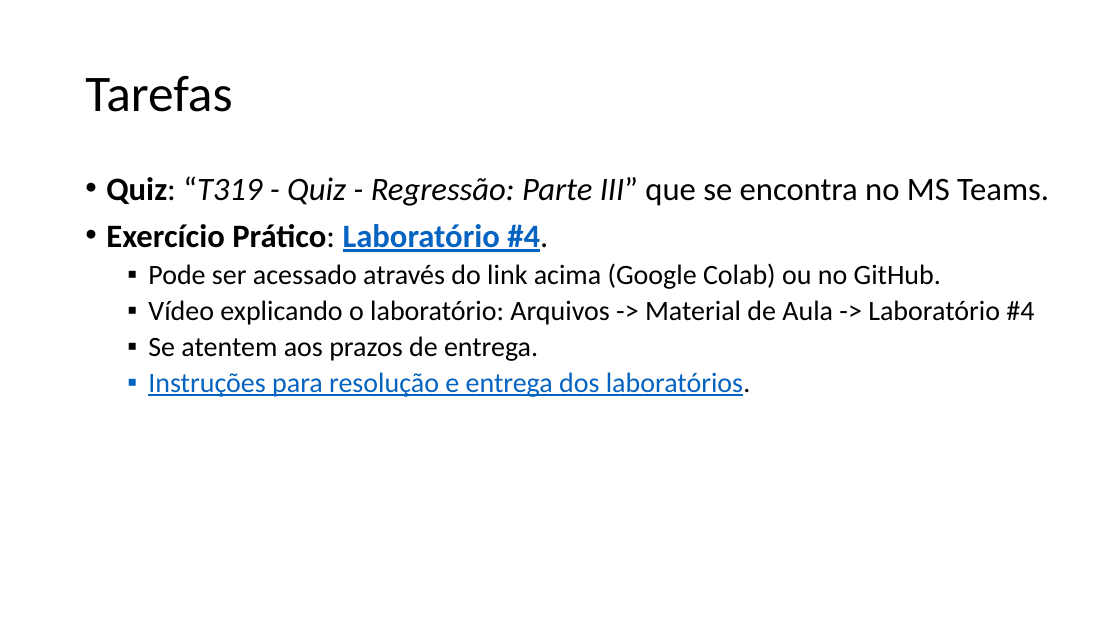
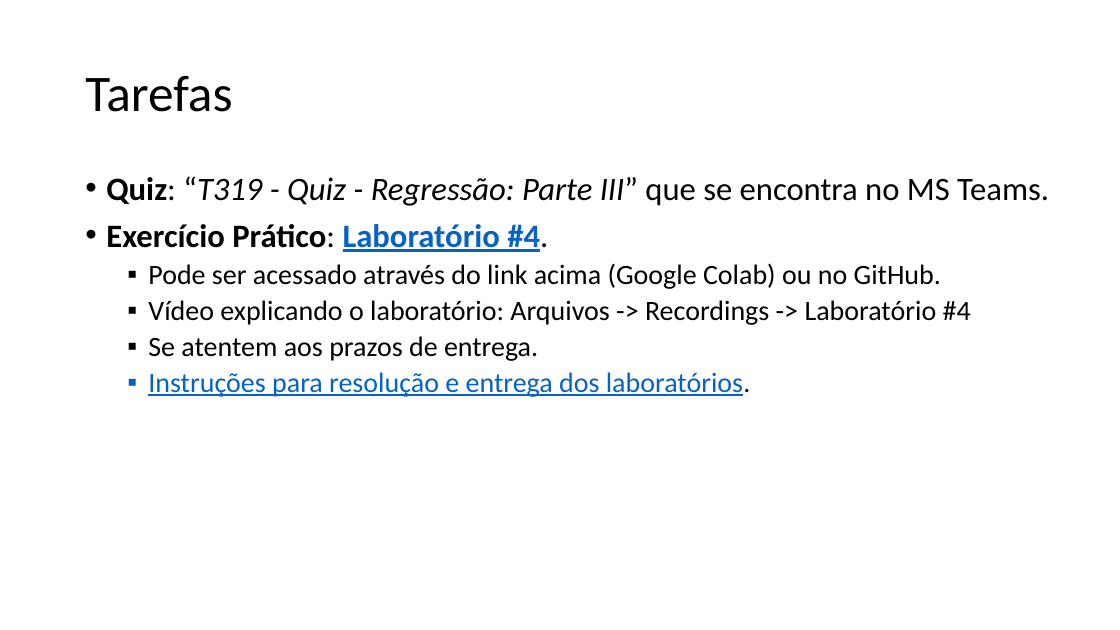
Before and after one commit to zz4fap/t319_aprendizado_de_maquina, a slide deck: slide 25 of slides/T319_Regressão_Linear (Parte III).pptx. Drawn at 1120x630 pixels with LibreOffice and Linux fonts; fonts in the diff are those of the drawing. Boxes give left, top, right and bottom in pixels: in the first picture for what was removed or moved away, otherwise in the second. Text is boxed around its words. In the diff, an @@ line names an element or a change of style, - is before the commit and + after.

```diff
--- a/slides/T319_Regressão_Linear (Parte III).pptx
+++ b/slides/T319_Regressão_Linear (Parte III).pptx
@@ text at (148,300,971,325): text changed @@
-  ▪ Vídeo explicando o laboratório: Arquivos -> Material de Aula -> Laboratório #4
+  ▪ Vídeo explicando o laboratório: Arquivos -> Recordings -> Laboratório #4
```
Also in this commit, not shown: 7 other files.
